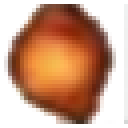
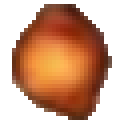
Revision of a layered 128 x 128 image; what changed, layer by layer:
painted on "fireball_mask" over (4, 4, 128, 124)
